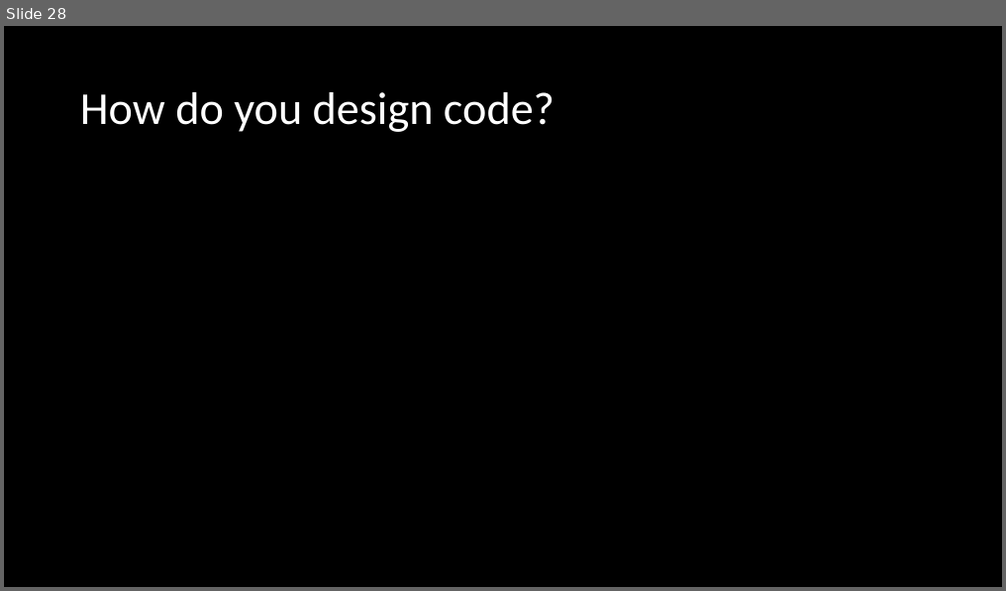
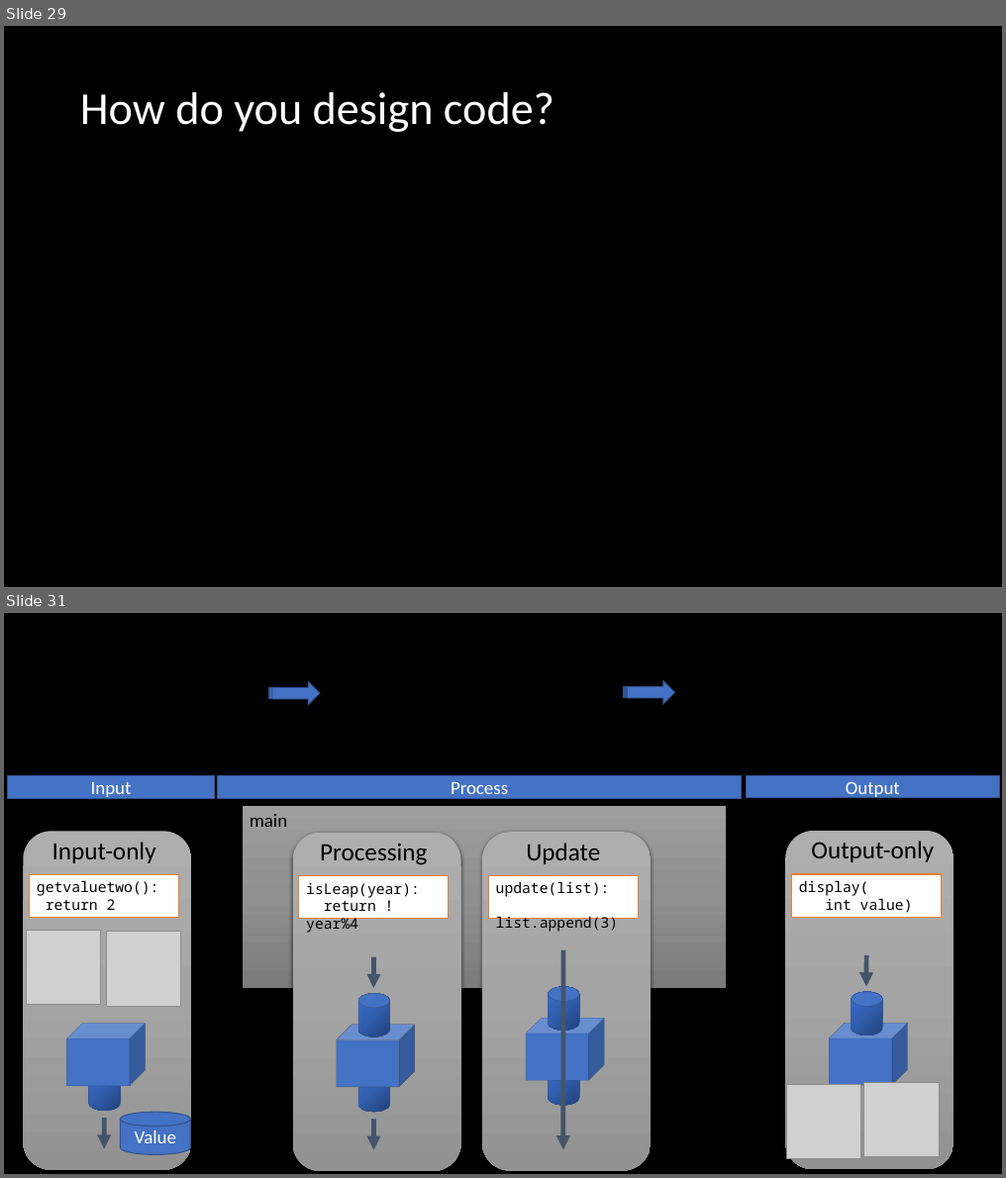
Before and after one commit to BroClements/CSE210ProgwClasses, a slide deck: CSE210Wk01ProgrammingTools.pptx. Shown one above the other, each under a label of ours: slide 28 before the commit, slides 29 and 31 after it; the slides between them are not shown. The pictures are 1006x591 and 1006x1178 pixels, drawn with LibreOffice and Linux fonts; fonts in the diff are those of the drawing; grey boxes stand for pictures. Boxes give left, top, right and bottom in pixels: in the first picture for what was removed or moved away, otherwise in the second. Text is boxed around its words. In the diff, an @@ line names an element or a change of style, - is before the commit and + after.

```diff
--- a/CSE210Wk01ProgrammingTools.pptx
+++ b/CSE210Wk01ProgrammingTools.pptx
@@ slide 31 added at <box>4,613,1002,1174</box>, background #000000 @@
@@ striped right arrow added at <box>269,682,320,704</box>, fill #4472C4, outline #325491 1 pt @@
@@ striped right arrow added at <box>624,681,675,703</box>, fill #4472C4, outline #325491 1 pt @@
@@ rectangle added at <box>8,776,215,799</box>, fill #4472C4, outline #325491 1 pt, 18 pt, text #FFFFFF @@
+Input
@@ rectangle added at <box>218,776,742,799</box>, fill #4472C4, outline #325491 1 pt, 18 pt, text #FFFFFF @@
+Process
@@ rectangle added at <box>746,775,1000,798</box>, fill #4472C4, outline #325491 1 pt, 18 pt, text #FFFFFF @@
+Output
@@ rectangle added at <box>242,805,727,989</box>, fill gradient #9D9D9D to #909090 to #7C7C7C, outline #000000 0.5 pt, 18 pt, text #000000 @@
+main
@@ group added at <box>23,831,191,1170</box>: 2 cylinders, 2 pictures, 1 rounded rectangle, 1 text, 1 rectangle, 1 cube, 1 arrow @@
+Input-only
+getvaluetwo():
+return 2
+Value
@@ group added at <box>482,833,650,1171</box>: 2 cylinders, 1 rounded rectangle, 1 text, 1 rectangle, 1 cube, 1 ellipse, 1 arrow @@
+Update
+update(list):
+list.append(3)
@@ group added at <box>785,831,954,1170</box>: 2 pictures, 1 rounded rectangle, 1 cube, 1 cylinder, 1 ellipse, 1 arrow, 1 text, 1 rectangle @@
+Output-only
+display(
+int value)
@@ group added at <box>293,833,461,1171</box>: 2 cylinders, 2 arrows, 1 rounded rectangle, 1 text, 1 rectangle, 1 cube, 1 ellipse @@
+Processing
+isLeap(year):
+return !year%4
@@ what was slide 28 is now slide 29 @@
```
Also in this commit, not shown: 1 slide changed, 23 other slides added.
